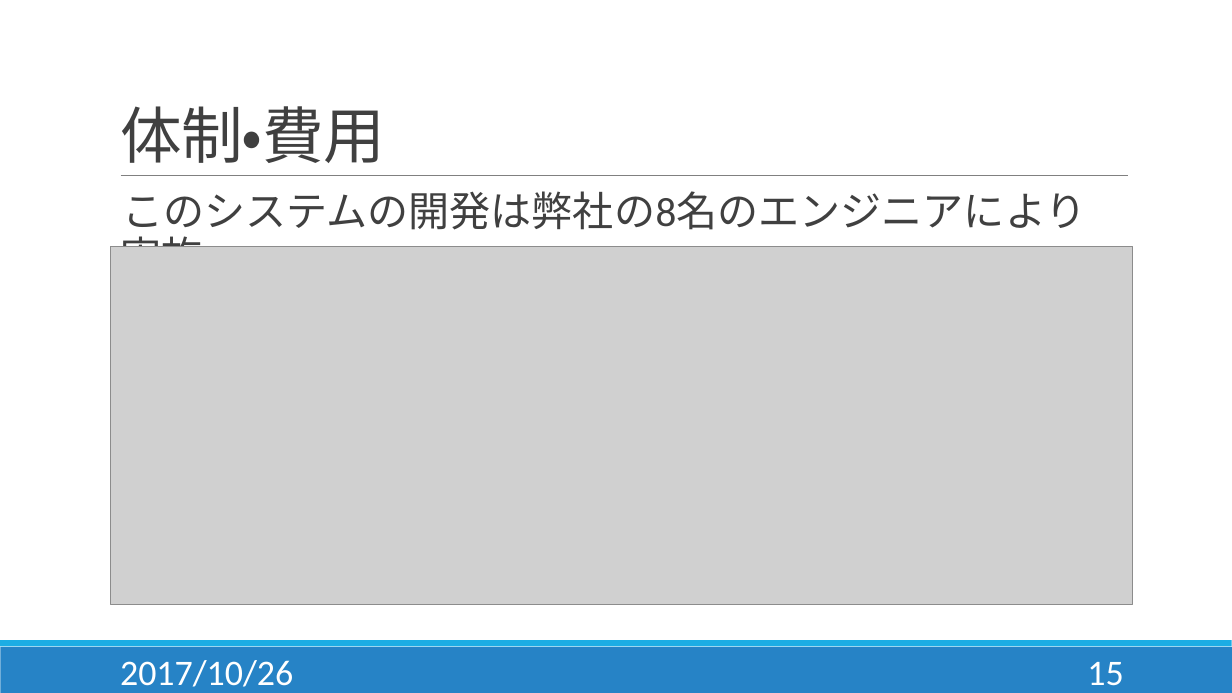
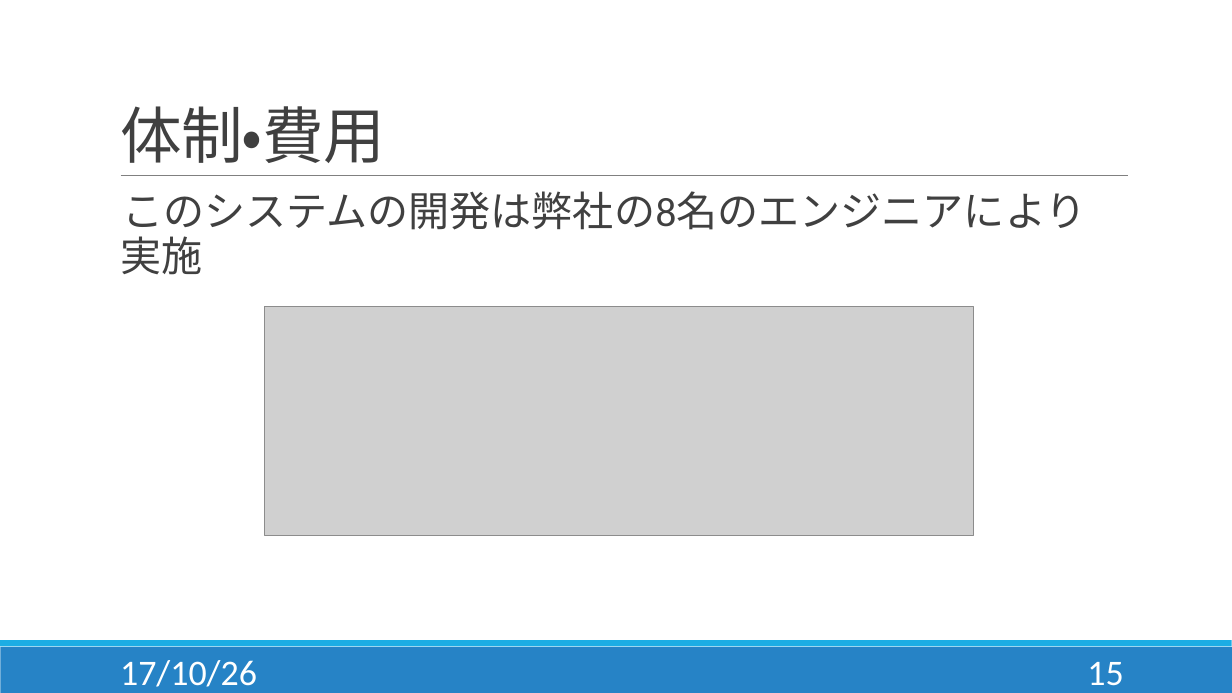
Before and after one commit to Hamato190360c/Siesta, a slide deck: slide 15 of 提案書発表/システム提案書_発表.pptx. Drawn at 1232x693 pixels with LibreOffice and Linux fonts; fonts in the diff are those of the drawing; grey boxes stand for pictures. Boxes give left, top, right and bottom in pixels: in the first picture for what was removed or moved away, otherwise in the second. Text is boxed around its words. In the diff, an @@ line names an element or a change of style, - is before the commit and + after.

```diff
--- a/提案書発表/システム提案書_発表.pptx
+++ b/提案書発表/システム提案書_発表.pptx
@@ picture removed at bbox=[111, 246, 1133, 604] @@
@@ picture added at bbox=[265, 306, 974, 536] @@
@@ text at bbox=[120, 660, 257, 687]: text changed @@
-2017/10/26
+17/10/26
```
Also in this commit, not shown: 20 other slides changed.
